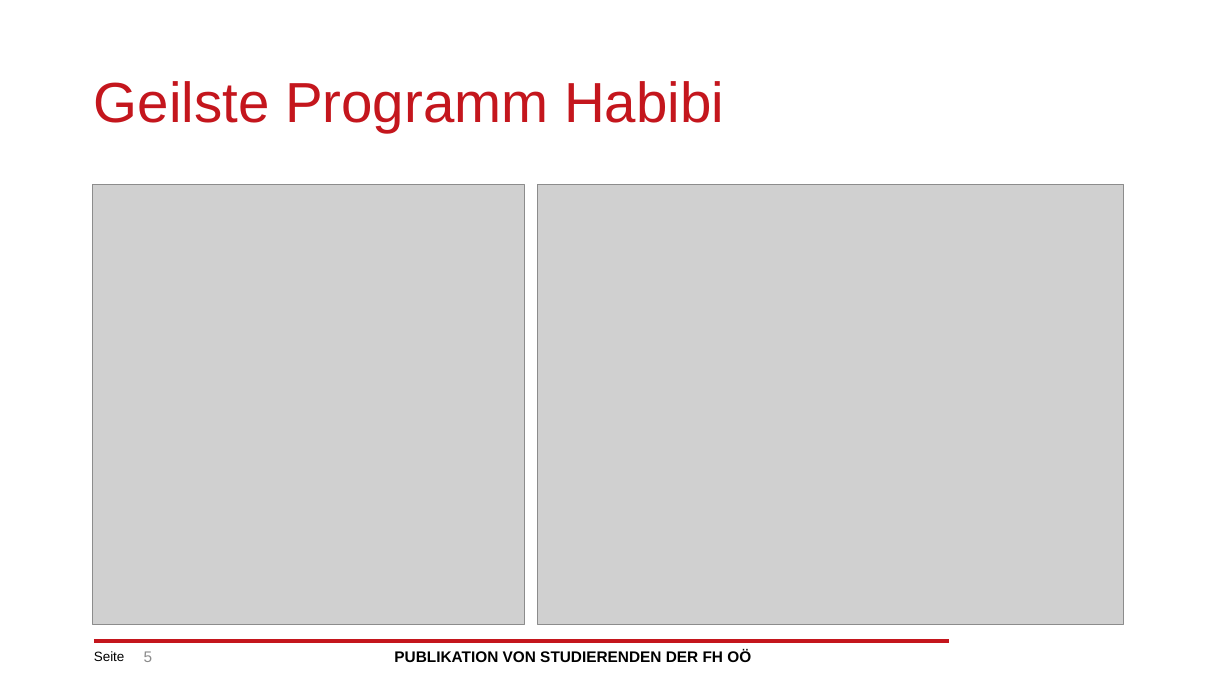
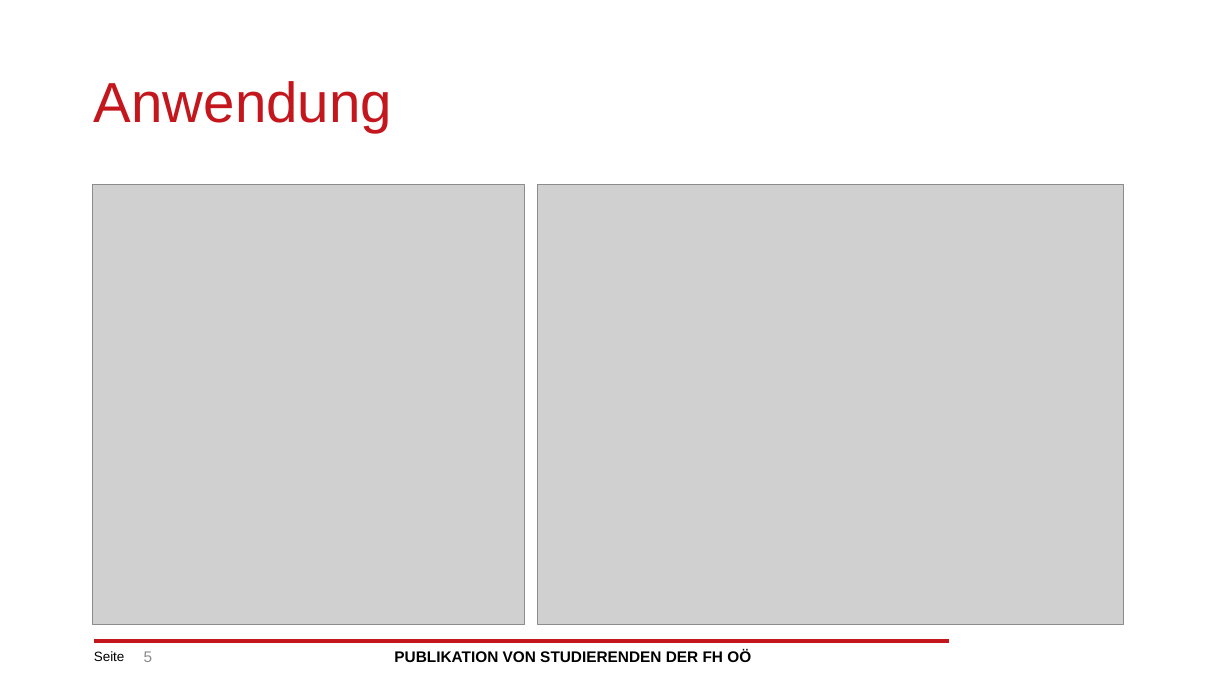
Before and after one commit to rob-nil/PendulumPainter, a slide deck: slide 5 of VIS3UE_Pendulum-Painter_Praesentation.pptx. Drawn at 1232x693 pixels with LibreOffice and Linux fonts; fonts in the diff are those of the drawing; grey boxes stand for pictures; background and template pictures are left out. Boxes give left, top, right and bottom in pixels: in the first picture for what was removed or moved away, otherwise in the second. Text is boxed around its words. In the diff, an @@ line names an element or a change of style, - is before the commit and + after.

```diff
--- a/VIS3UE_Pendulum-Painter_Praesentation.pptx
+++ b/VIS3UE_Pendulum-Painter_Praesentation.pptx
@@ title at bbox=[94, 81, 392, 132]: text changed @@
-Geilste Programm Habibi
+Anwendung
```
Also in this commit, not shown: 2 other files.
